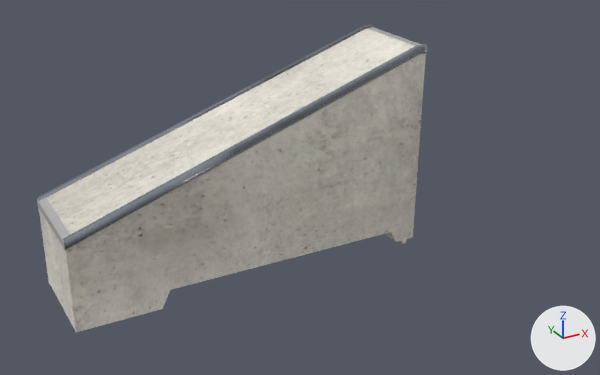
A saved change to the glTF model public/katalog/modelle/ledge-kurz-98-40.gltf.
One viewpoint serves both versions: a camera (50 mm lens) standing at (-1.39, -3.1, 1.85) and looking at (0.34, 0.04, 0.28). Arrows for +X, +Y and +Z are at lower right; the lights stay in place. The picture after the commit comes second. Vertices at exactly the same position are counted once.

Names of what the first picture shows: 'SK0176_Ledge_kurz-98-40.001'.
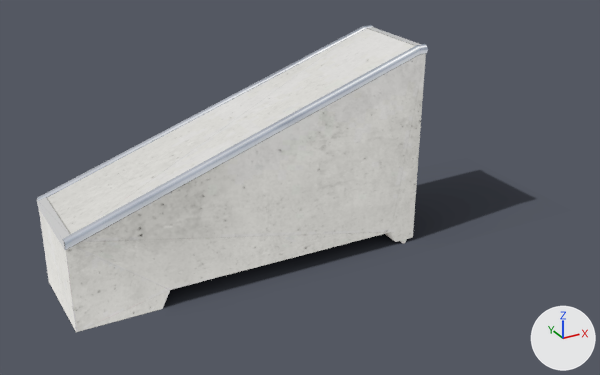
What the commit changed:
Picture 'ledge-kurz-98-40_licht' (img_ledge_kurz_98_40_licht) is new.
Picture 'ledge-kurz-98-40_schatten' (img_ledge_kurz_98_40_schatten) is new.
Material 'Beton_web.033' (mat_beton_web_033) is new.
Uses the picture img_ledge_kurz_98_40_licht.
Material 'Kantenwinkel_web.012' (mat_kantenwinkel_web_012) is new.
Uses the picture img_ledge_kurz_98_40_licht.
Material 'Stahl_web.024' (mat_stahl_web_024) is new.
Uses the picture img_ledge_kurz_98_40_licht.
Material 'Schatten.031' (mat_schatten_031) is new.
Uses the picture img_ledge_kurz_98_40_schatten.
me_sk0176_ledge_kurz_98_40_001 has 296 vertices, 555 faces and spans x -0.82..0.82, y -0.24..0.24, z 0.0..0.96.
me_sk0176_ledge_kurz_98_40_001 is used by ob_sk0176_ledge_kurz_98_40_001; location (0.0, 0.0, 0.0).
Part 1, on me_sk0176_ledge_kurz_98_40_001:
11 faces are deleted.
11 new faces join them, mat_beton_web_033.
me_sk0176_ledge_kurz_98_40_001 part 2: 68 kept faces spanning x -0.82..0.82, y -0.24..0.23, z 0.0..0.96 get new texture (UV) coordinates.
me_sk0176_ledge_kurz_98_40_001 part 3: 50 faces spanning x -0.82..0.82, y -0.23..0.23, z 0.0..0.95 switch from mat_beton_web_071 to mat_beton_web_033.
me_sk0176_ledge_kurz_98_40_001 part 4: 497 faces spanning x -0.82..0.82, y -0.24..0.24, z 0.36..0.96 switch from mat_stahl_web_056 to mat_stahl_web_024.
me_sk0176_ledge_kurz_98_40_001 part 5: 8 faces spanning x -0.82..0.82, y -0.23..0.23, z 0.37..0.95 switch from mat_kantenwinkel_web_045 to mat_kantenwinkel_web_012.
Mesh me_schatten is new.
It has 4 vertices, 2 faces and spans x -0.85..1.74, y -0.35..0.51, z 0.0.
It uses material mat_schatten_031.
Object 'Schatten' (ob_schatten) is new; it shows me_schatten.
Its location is (0.0, 0.0, 0.0).

Location of each change, [x1, y1, x2, y2] in pixels of the pictures (600 x 375 px; the box of a moved part takes in the faces that stretch with it):
'Schatten', added
    after: [163, 170, 535, 308]
part 1 of me_sk0176_ledge_kurz_98_40_001, moved or reshaped
    both: [385, 232, 407, 244]
part 2 of me_sk0176_ledge_kurz_98_40_001, surface changed
    both: [65, 27, 428, 248]
part 3 of me_sk0176_ledge_kurz_98_40_001, recoloured (lighter)
    both: [39, 28, 426, 332]
part 4 of me_sk0176_ledge_kurz_98_40_001, recoloured
    both: [37, 25, 428, 250]
part 5 of me_sk0176_ledge_kurz_98_40_001, recoloured
    both: [37, 27, 422, 250]
